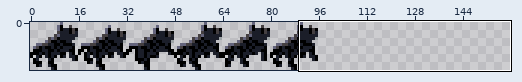
Sprite sheet, stored at overworld/src/assets/sprites/enemy_sprites/wolfen/wolfen_upright.png. The picture above shows the old version from afar; the outline marks the close-up.
Close-up. Old version:
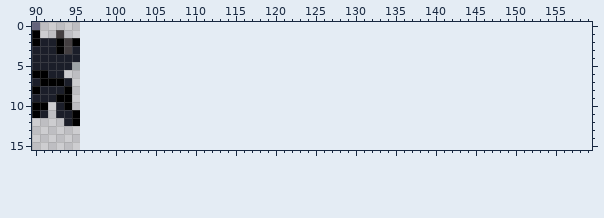
The file is 384x64 pixels, drawn in blocks of 4x4; one block is one cell here. Shown: x 90..159, y 0..15. The old version is drawn lined up with the new one, on the new canvas.
The result:
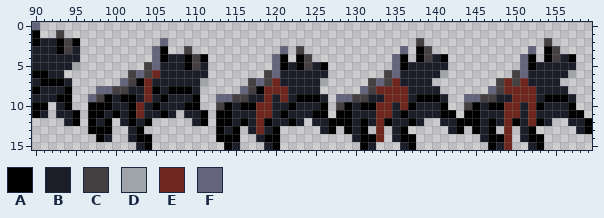
Palette (. is transparent): A #000000  B #1b1e29  C #443f41  D #9ea4a7  E #6f261e  F #64647c
Edits made:
canvas 96x16 -> 160x16
y 2: x 106 . -> F; x 138 . -> C; x 154 . -> C
y 3: x 105..106 .. -> FA; x 109 . -> C; x 121 . -> F; x 123 . -> C; x 136 . -> F; x 138..139 .. -> AC; x 152 . -> F; x 154..155 .. -> AC
y 4: x 105..111 ....... -> FABBACA; x 120..121 .. -> FA; x 123..124 .. -> AC; x 135..136 .. -> FA; x 138..141 .... -> ACBA; x 151..152 .. -> FA; x 154..157 .... -> ACBA
y 5: x 104..111 ........ -> CFBBBACB; x 120..126 ....... -> FABACBA; x 135..141 ....... -> FABBBBB; x 151..157 ....... -> FABBBBB
y 6: x 102..111 .......... -> CFCEBBBBBB; x 119..126 ........ -> CFBBBBBB; x 134..141 ........ -> CFBBBBBD; x 150..157 ........ -> CFBBBBBD
y 7: x 101..111 ........... -> FCAEBBBBBBD; x 117..126 .......... -> CFCEBBBBBD; x 132..139 ........ -> CFCEBBBB; x 148..155 ........ -> CECEBBBB
y 8: x 98..110 ............. -> FFCCBBEABAAAB; x 116..125 .......... -> FCAEEEBBBB; x 131..140 .......... -> FCEEEEBBBB; x 147..156 .......... -> FCEEEEBBBB
y 9: x 97..110 .............. -> FCABAABEBABBBA; x 113..126 .............. -> FFCCBBEBEBAAAB; x 128..141 .............. -> FFCCBBEEEBAAAB; x 144..157 .............. -> FFCCBBEEEBAAAB
y 10: x 97..110 .............. -> AAABBAEBABBBAA; x 113..126 .............. -> CABAAEEBBABBBA; x 128..141 .............. -> CABAAEEBEABBBA; x 144..157 .............. -> CABAAEEBEABBBA
y 11: x 97..107 ........... -> AABABAEBBAB; x 109..111 ... -> BBA; x 113..126 .............. -> AABBBEEBABBBAA; x 128..142 ............... -> AABBBEEBABBBBAA; x 144..158 ............... -> AABBBEEBEBBBBAA
y 12: x 97..99 ... -> ABA; x 101..104 .... -> BABA; x 110..111 .. -> BA; x 113..123 ........... -> AABABEABBAB; x 125..138 .............. -> BBAAABABEABBAB; x 141..154 .............. -> BBAAABABEABEAB; x 157..159 ... -> BBA
y 13: x 97..99 ... -> AAA; x 102..103 .. -> BA; x 113..115 ... -> ABA; x 117..120 .... -> BEBA; x 126..127 .. -> BA; x 129..131 ... -> ABA; x 133 . -> E; x 135..136 .. -> BA; x 142..143 .. -> BA; x 145..147 ... -> ABA; x 149 . -> E; x 151..152 .. -> BA; x 158..159 .. -> BA
y 14: x 98..99 .. -> AB; x 102..104 ... -> BAA; x 113..115 ... -> AAA; x 118..120 ... -> BAA; x 130..133 .... -> BAAE; x 135..137 ... -> BAA; x 146..149 .... -> BAAE; x 151..153 ... -> BAA
y 15: x 103..104 .. -> BA; x 114..115 .. -> AB; x 119..120 .. -> BA; x 131..132 .. -> AB; x 136..137 .. -> BA; x 147..149 ... -> ABE; x 152..153 .. -> BA
